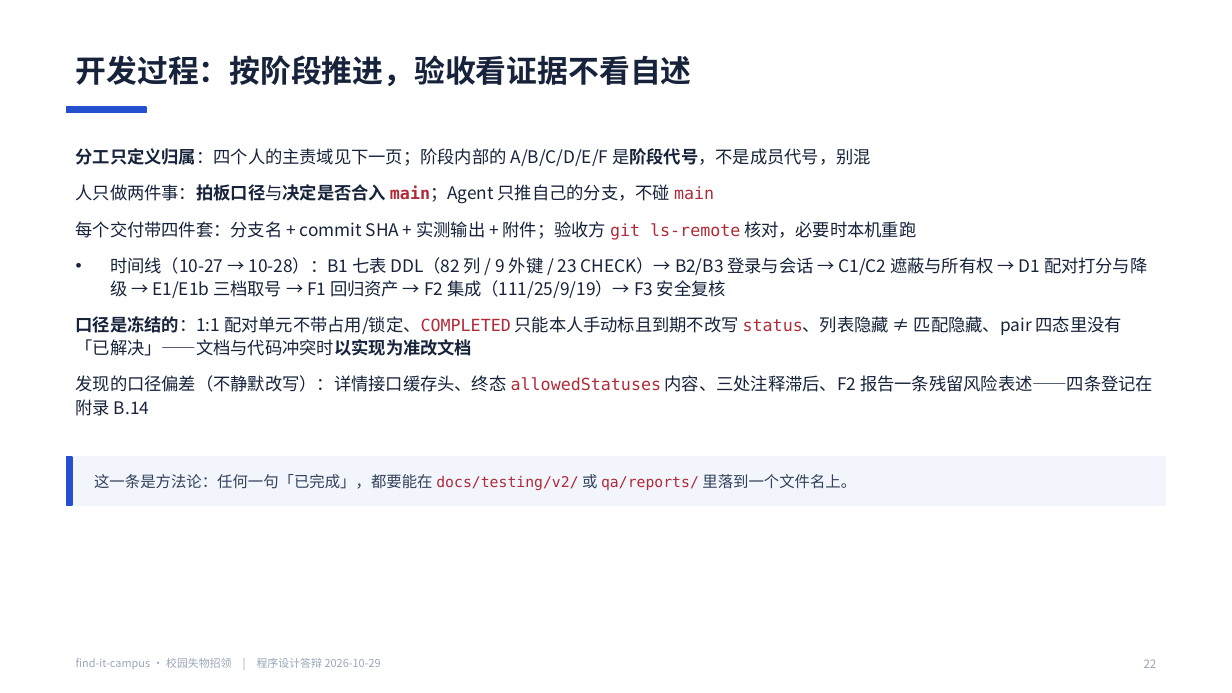
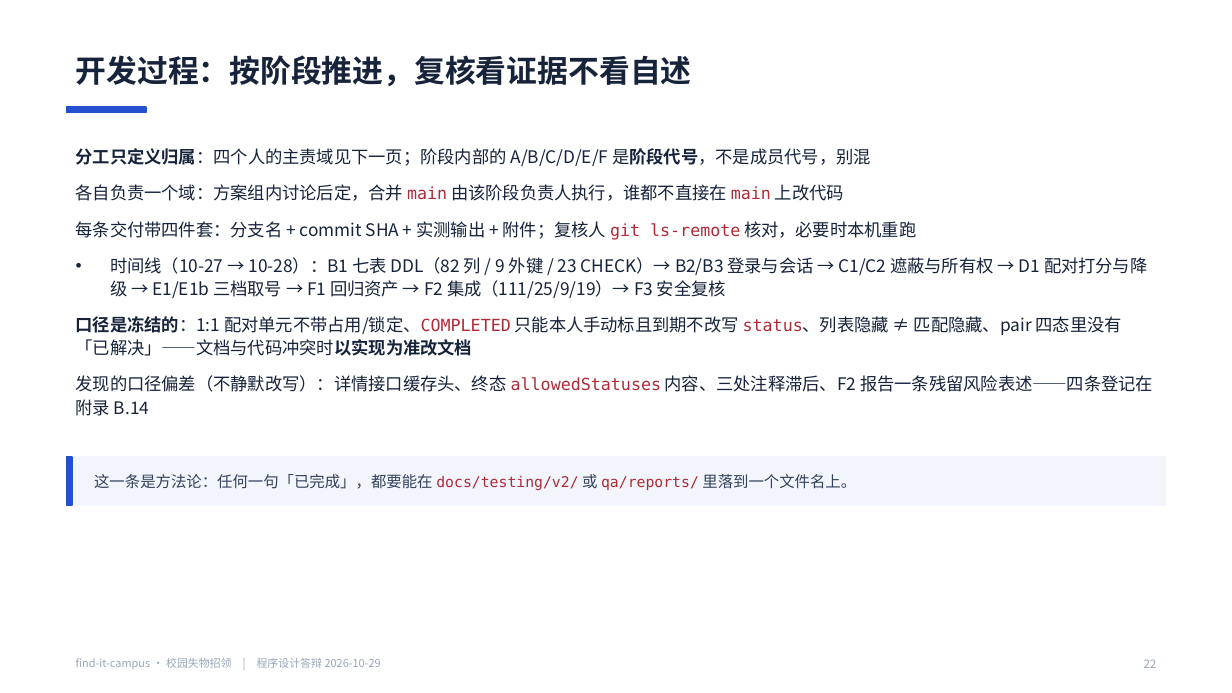
Before and after one commit to BLingKiy/find-it-campus, a slide deck: slide 22 of docs/delivery/答辩PPT.pptx. Drawn at 1232x693 pixels with LibreOffice and Linux fonts; fonts in the diff are those of the drawing. Boxes give left, top, right and bottom in pixels: in the first picture for what was removed or moved away, otherwise in the second. Text is boxed around its words. In the diff, an @@ line names an element or a change of style, - is before the commit and + after.

Commit message:
docs(delivery): 交付物去 AI 化——统一四人协作口径，清理内部流水线与任务号用语（ZHYYKFX-94）

```diff
--- a/docs/delivery/答辩PPT.pptx
+++ b/docs/delivery/答辩PPT.pptx
@@ text at (76, 55, 692, 86): text changed @@
-开发过程：按阶段推进，验收看证据不看自述
+开发过程：按阶段推进，复核看证据不看自述
@@ text at (76, 184, 916, 240): text changed @@
-• 人只做两件事：拍板口径与决定是否合入 main；Agent 只推自己的分支，不碰 main
-• 每个交付带四件套：分支名 + commit SHA + 实测输出 + 附件；验收方 git ls-remote 核对，必要时本机重跑
+• 各自负责一个域：方案组内讨论后定，合并 main 由该阶段负责人执行，谁都不直接在 main 上改代码
+• 每条交付带四件套：分支名 + commit SHA + 实测输出 + 附件；复核人 git ls-remote 核对，必要时本机重跑
```
Also in this commit, not shown: 1 other slide changed, 12 other files.
